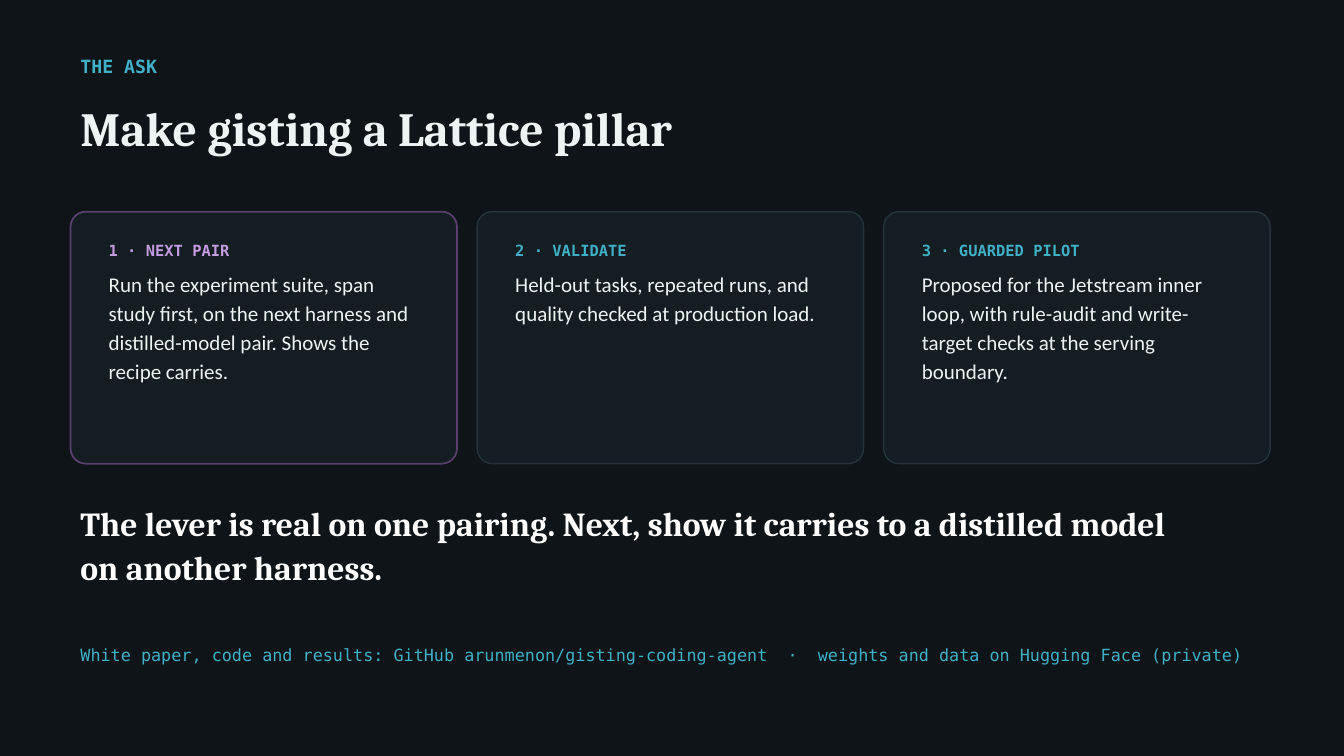
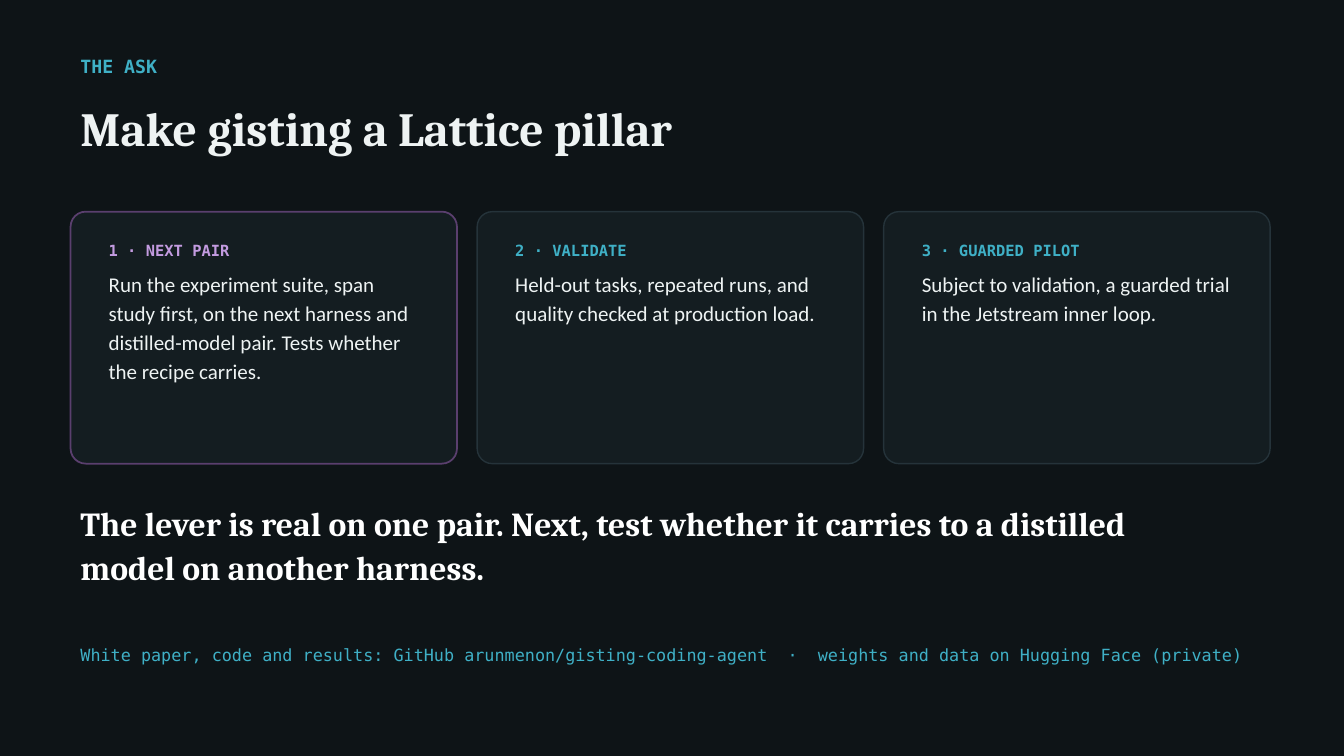
Before and after one commit to arunmenon/gisting-coding-agent, a slide deck: slide 10 of Gisting-CTO-deck.pptx (slide 12 before the commit). Drawn at 1344x756 pixels with LibreOffice and Linux fonts; fonts in the diff are those of the drawing. Boxes give left, top, right and bottom in pixels: in the first picture for what was removed or moved away, otherwise in the second. Text is boxed around its words. In the diff, an @@ line names an element or a change of style, - is before the commit and + after.

Commit message:
Deck: apply Codex review D-1 to D-11 and D-14 to D-16 (D-12, D-13 set aside by author)
Tracks named only; portability framed as the next test, not a result;
pilot limited to a guarded inner-loop trial; quality claims scoped to
easy and hard suites; 2x defined against each arm's own threshold;
8:1 token figures; path-fix and architecture causality softened; no
claims about other harnesses; serving limits in the main flow; span
and recipe merged; lab moved to appendix; HTML and PowerPoint in sync.

```diff
--- a/Gisting-CTO-deck.pptx
+++ b/Gisting-CTO-deck.pptx
@@ text at box(109, 277, 408, 383): text changed @@
-Run the experiment suite, span study first, on the next harness and distilled-model pair. Shows the recipe carries.
+Run the experiment suite, span study first, on the next harness and distilled-model pair. Tests whether the recipe carries.
@@ text at box(922, 277, 1230, 325): text changed @@
-Proposed for the Jetstream inner loop, with rule-audit and write-target checks at the serving boundary.
+Subject to validation, a guarded trial in the Jetstream inner loop.
@@ text at box(80, 512, 1125, 581): text changed @@
-The lever is real on one pairing. Next, show it carries to a distilled model on another harness.
+The lever is real on one pair. Next, test whether it carries to a distilled model on another harness.
```
Also in this commit, not shown: 10 other slides changed, 2 slides added, 3 slides removed, 3 other files.
